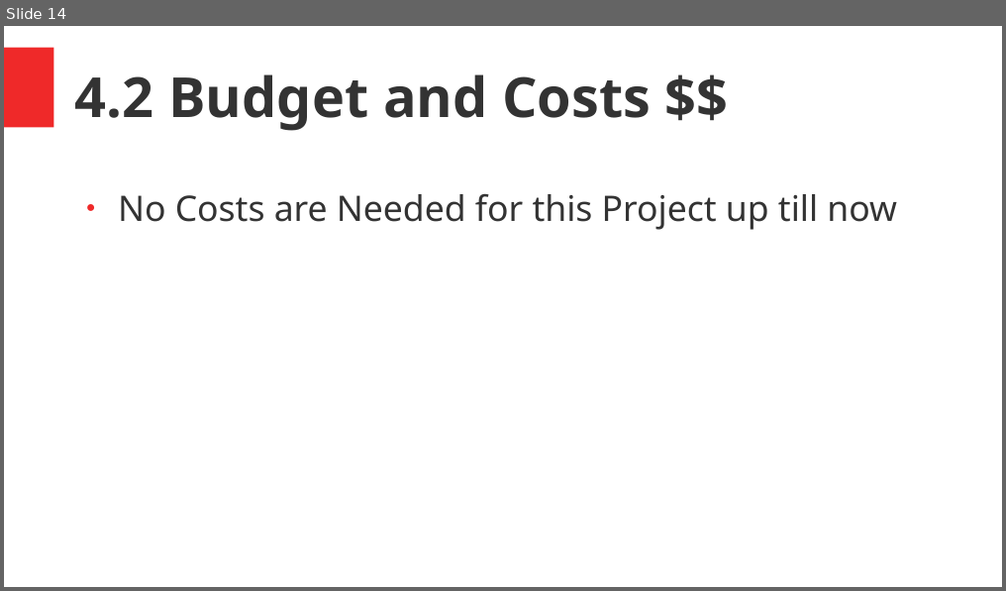
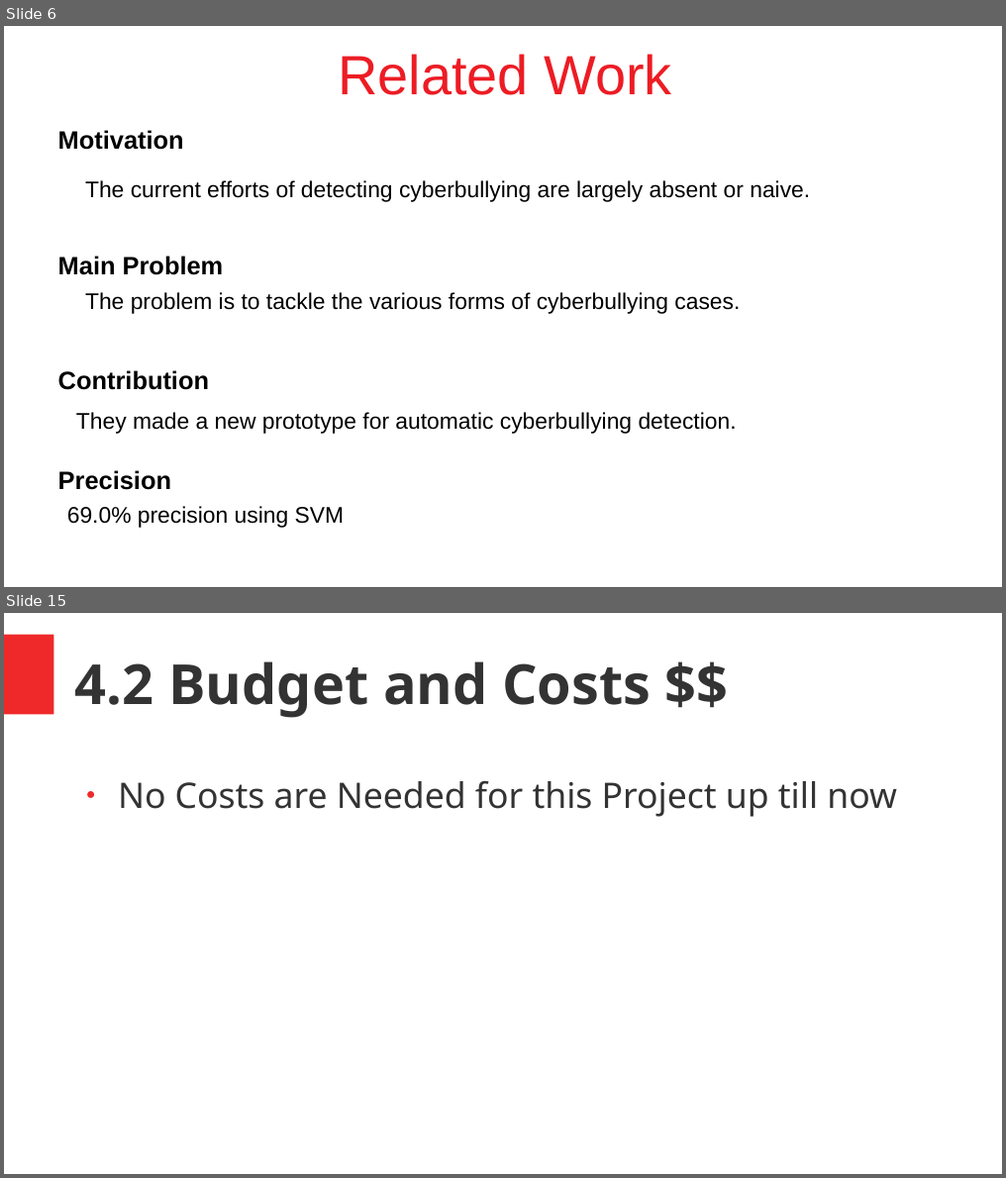
Before and after one commit to DevJohnIbrahim/SSM-GP, a slide deck: Graduation Proposal/Cyberbullypresentation.pptx. Shown one above the other, each under a label of ours: slide 14 before the commit, slides 6 and 15 after it; the slides between them are not shown. The pictures are 1006x591 and 1006x1178 pixels, drawn with LibreOffice and Linux fonts; fonts in the diff are those of the drawing. Boxes give left, top, right and bottom in pixels: in the first picture for what was removed or moved away, otherwise in the second. Text is boxed around its words. In the diff, an @@ line names an element or a change of style, - is before the commit and + after.

```diff
--- a/Graduation Proposal/Cyberbullypresentation.pptx
+++ b/Graduation Proposal/Cyberbullypresentation.pptx
@@ slide 6 added at bbox=[4, 26, 1002, 587], background #FFFFFF @@
@@ text added at bbox=[339, 54, 672, 95], 44 pt, text #ED1C24 @@
+Related Work
@@ text added at bbox=[58, 130, 184, 150], 20 pt, text #000000, bold @@
+Motivation
@@ text added at bbox=[85, 180, 810, 202], 18 pt, text #000000 @@
+The current efforts of detecting cyberbullying are largely absent or naive.
@@ text added at bbox=[58, 256, 224, 275], 20 pt, text #000000, bold @@
+Main Problem
@@ text added at bbox=[85, 292, 740, 314], 18 pt, text #000000 @@
+The problem is to tackle the various forms of cyberbullying cases.
@@ text added at bbox=[58, 371, 209, 390], 20 pt, text #000000, bold @@
+Contribution
@@ text added at bbox=[76, 412, 737, 434], 18 pt, text #000000 @@
+They made a new prototype for automatic cyberbullying detection.
@@ text added at bbox=[58, 471, 171, 490], 20 pt, text #000000, bold @@
+Precision
@@ text added at bbox=[67, 506, 345, 528], 18 pt, text #000000 @@
+69.0% precision using SVM
@@ what was slide 14 is now slide 15 @@
```
Also in this commit, not shown: 2 slides changed, 1 other slide added, 1 slide removed, 1 other file.
